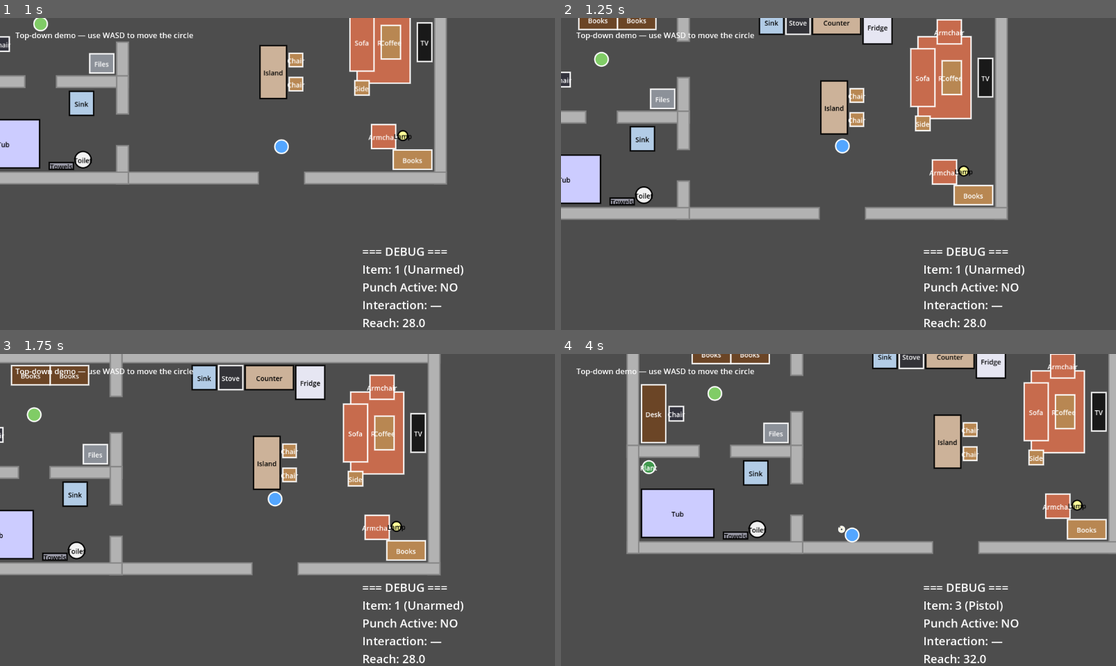
Above: before the commit, frames 1-4 (two rows, left to right).
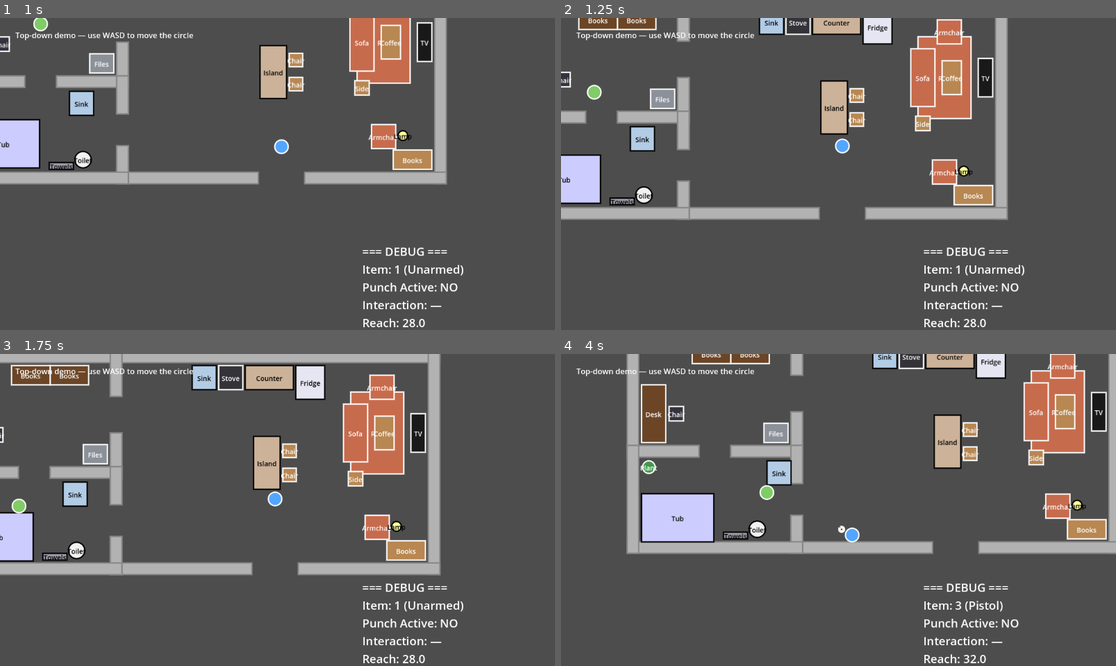
Above: after the commit, the same moments.

Repository: AnthonyThomasson/Example-Godot
Game: Godot game, scene res://scenes/main.tscn
The game is run twice, just before and just after one commit, with the same random seed, the same clock (stepped at 60 frames per second) and the same inputs.
Inputs (mouse positions are in pixels of both pictures, inside the frame that each line leads up to):
- Up to frame 1 (1 s): move the mouse to (249, 236) at 0.52 s; hold W (move_up) from 0.53 s (still down); click (249, 236) at 0.6 s
- Up to frame 2 (1.25 s): keep holding W (move_up)
- Up to frame 3 (1.75 s): release W (move_up) at 1.25 s; drag from (444, 556) to (249, 572) at 1.27 s
- Up to frame 4 (4 s): move the mouse to (672, 463) at 2.02 s; hold A (move_left) 2.03-2.75 s; tap 1 (item_1) at 2.1 s; drag from (866, 510) to (672, 463) at 2.77 s; move the mouse to (755, 432) at 3.52 s; hold S (move_down) from 3.53 s (still down); tap 3 (item_3) at 3.6 s

Frame 1 is identical in both runs. In frame 2, 0.2% of the frame differs, in the area x 4-9%, y 10-27%; in frame 3, 0.4%; in frame 4, 1.5%, in the area x 14-42%, y 10-61%.

Commit message:
add von controller test

Diff:
--- /dev/null
+++ b/scenes/ai/decision_server_launcher.gd
@@ -0,0 +1,92 @@
+extends Node
+
+## AI domain: development convenience that starts a local decision-model server (Von's `von serve`) when the
+## game runs from the Godot editor, and stops it when the game exits. Exported builds never
+## launch it. If a server is already answering on `port` it is reused and left running. The
+## server's output is appended to `user://von_server.log` and, when `echo_to_output` is set,
+## printed to the editor Output panel as `[von] …` lines.
+
+## Absolute path to the `von` executable (the editor-launched game doesn't see the shell PATH).
+## Empty = never auto-start.
+@export_global_file var von_path: String = "/Users/athomasson/.venvs/von/bin/von"
+## Port the server listens on (must match the AI controller's `server_url`).
+@export var port: int = 8000
+## Compute device passed to `von serve --device`. `cpu` is the default because PyTorch's Apple
+## GPU backend (`mps`, which `auto` picks on a Mac) crashes the server on its first request.
+@export_enum("cpu", "auto", "mps", "cuda", "openvino") var device: String = "cpu"
+## Also print each server log line to the Output panel.
+@export var echo_to_output: bool = true
+
+## Where the server output is appended.
+const LOG_PATH := "user://von_server.log"
+
+var _pid := -1  ## Process id of the server we launched; -1 if none.
+var _pipe: FileAccess  ## The server's merged stdout/stderr.
+var _reader: Thread  ## Drains `_pipe` into the log file (and Output).
+
+
+## Probe for a running server, then launch one if none answers.
+func _ready() -> void:
+	if not OS.has_feature("editor"):
+		return
+	var probe := HTTPRequest.new()
+	probe.timeout = 1.0
+	add_child(probe)
+	probe.request_completed.connect(_on_probe_completed.bind(probe))
+	if probe.request("http://127.0.0.1:%d/" % port) != OK:
+		probe.queue_free()
+		_launch()
+
+
+## Any HTTP answer (even a 404) means a server is already up; otherwise start one.
+func _on_probe_completed(result: int, _code: int, _headers: PackedStringArray, _body: PackedByteArray, probe: HTTPRequest) -> void:
+	probe.queue_free()
+	if result == HTTPRequest.RESULT_SUCCESS:
+		print("[von] Reusing the decision server already running on port %d." % port)
+	else:
+		_launch()
+
+
+## Start `von serve` with its output piped back to us, and a thread to read it.
+func _launch() -> void:
+	if von_path.is_empty():
+		print("[von] No server on port %d and von_path is empty — set it on DecisionServerLauncher to auto-start Von." % port)
+		return
+	# `exec` makes the shell become the server, so the pid we kill is the server itself.
+	var command := "exec '%s' serve --host 127.0.0.1 --port %d --device %s 2>&1" % [von_path, port, device]
+	var process := OS.execute_with_pipe("/bin/sh", ["-c", command])
+	if process.is_empty():
+		push_warning("[von] Failed to start %s" % von_path)
+		return
+	_pid = process["pid"]
+	_pipe = process["stdio"]
+	_reader = Thread.new()
+	_reader.start(_read_output)
+	print("[von] Started decision server (pid %d); log: %s" % [_pid, ProjectSettings.globalize_path(LOG_PATH)])
+
+
+## Reader thread: copy each server line into the log file (and Output) until the pipe closes.
+func _read_output() -> void:
+	var log_file := FileAccess.open(LOG_PATH, FileAccess.READ_WRITE)
+	if log_file == null:
+		log_file = FileAccess.open(LOG_PATH, FileAccess.WRITE)
+	if log_file != null:
+		log_file.seek_end()
+	while _pipe.is_open() and _pipe.get_error() == OK:
+		var line := _pipe.get_line()
+		if line.is_empty() and _pipe.get_error() != OK:
+			break
+		if log_file != null:
+			log_file.store_line(line)
+			log_file.flush()
+		if echo_to_output:
+			print("[von] ", line)
+
+
+## Stop the server we launched and wait for the reader thread to see the pipe close.
+func _exit_tree() -> void:
+	if _pid > 0:
+		OS.kill(_pid)
+		_pid = -1
+	if _reader != null and _reader.is_started():
+		_reader.wait_to_finish()
--- /dev/null
+++ b/scenes/ai/jev_controller.gd
@@ -0,0 +1,144 @@
+extends Node
+
+## AI domain: controller for a non-player character that asks a Jev-style "System One" decision model
+## what to do next. It satisfies the character's controller contract (`control(character,
+## delta)`) and writes only the intent fields the player controller writes (`move_input`,
+## `aim_point`). Every `decide_interval` seconds it POSTs a short text description of the
+## situation to a `/v1/systemone` server (e.g. a local Von) with one `choice` question, then
+## samples its next action from the returned probabilities. If the server can't be reached it
+## picks an action uniformly at random, so the NPC still acts without it.
+
+## The `/v1/systemone` endpoint to ask.
+@export var server_url: String = "http://127.0.0.1:8000/v1/systemone"
+## Model name sent with each request.
+@export var model: String = "von-1.2.0"
+## Seconds between decisions.
+@export var decide_interval: float = 1.0
+## Distance (px) at which "approach" stops closing in on the target.
+@export var approach_stop_distance: float = 40.0
+
+## The actions the model chooses between, with the description the model reads for each.
+const ACTIONS := {
+	"approach": "Walk toward the player",
+	"wander": "Walk around aimlessly",
+	"wait": "Stand still",
+}
+
+## The node this NPC reasons about (the player), set by Main.
+var target: Node2D
+
+var _action := "wait"  ## The action currently being carried out.
+var _wander_dir := Vector2.ZERO  ## Direction held while wandering.
+var _timer := 0.0  ## Seconds until the next decision.
+var _pending := false  ## True while a request is in flight.
+var _http: HTTPRequest  ## Client for decision requests.
+
+
+## Build the HTTP client used for decision requests.
+func _ready() -> void:
+	_http = HTTPRequest.new()
+	_http.timeout = 3.0
+	add_child(_http)
+	_http.request_completed.connect(_on_request_completed)
+
+
+## Called each physics frame by the character: ask for a new decision when due, then carry out
+## the current action.
+func control(character, delta: float) -> void:
+	if target == null:
+		return
+
+	_timer -= delta
+	if _timer <= 0.0 and not _pending:
+		_timer = decide_interval
+		_request_decision(character)
+
+	var to_target: Vector2 = target.global_position - character.global_position
+	match _action:
+		"approach":
+			var close := to_target.length() <= approach_stop_distance
+			character.move_input = Vector2.ZERO if close else to_target.normalized()
+			character.aim_point = target.global_position
+		"wander":
+			character.move_input = _wander_dir
+			character.aim_point = character.global_position + _wander_dir * 50.0
+		_:
+			character.move_input = Vector2.ZERO
+			character.aim_point = target.global_position
+
+
+## POST the current situation and the "what next?" question to the decision server.
+func _request_decision(character) -> void:
+	var distance := int(character.global_position.distance_to(target.global_position))
+	var body := {
+		"model": model,
+		"state": "You are a person in a house. The player is %d pixels away. You are currently: %s." % [distance, _action],
+		"questions": {
+			"action": {
+				"type": "choice",
+				"instructions": "What should you do next?",
+				"criteria": ACTIONS,
+			},
+		},
+	}
+	var headers := PackedStringArray(["Content-Type: application/json"])
+	if _http.request(server_url, headers, HTTPClient.METHOD_POST, JSON.stringify(body)) == OK:
+		_pending = true
+	else:
+		_set_action(ACTIONS.keys().pick_random())
+		print("NPC (Jev) request failed to start — random fallback: %s" % _action)
+
+
+## Read the answer's probabilities and sample the next action; fall back to a random action
+## on any failure.
+func _on_request_completed(result: int, code: int, _headers: PackedStringArray, body: PackedByteArray) -> void:
+	_pending = false
+	var probabilities := _parse_probabilities(result, code, body)
+	if probabilities.is_empty():
+		_set_action(ACTIONS.keys().pick_random())
+		print("NPC (Jev) server unreachable (result %d, HTTP %d) — random fallback: %s" % [result, code, _action])
+		return
+
+	_set_action(_sample(probabilities))
+	var parts := PackedStringArray()
+	for key in probabilities:
+		parts.append("%s: %.2f" % [key, probabilities[key]])
+	print("NPC (Jev) chose %s  {%s}" % [_action, ", ".join(parts)])
+
+
+## The `answers.action.probabilities` dict of a successful response, keeping only known
+## actions; empty if the request failed or the response is malformed.
+func _parse_probabilities(result: int, code: int, body: PackedByteArray) -> Dictionary:
+	if result != HTTPRequest.RESULT_SUCCESS or code != 200:
+		return {}
+	var data = JSON.parse_string(body.get_string_from_utf8())
+	if not data is Dictionary or not data.get("answers") is Dictionary:
+		return {}
+	var answer = data["answers"].get("action")
+	if not answer is Dictionary or not answer.get("probabilities") is Dictionary:
+		return {}
+	var probabilities := {}
+	for key in answer["probabilities"]:
+		if ACTIONS.has(key):
+			probabilities[key] = float(answer["probabilities"][key])
+	return probabilities
+
+
+## Pick a key at random, weighted by its probability.
+func _sample(probabilities: Dictionary) -> String:
+	var total := 0.0
+	for p in probabilities.values():
+		total += p
+	var roll := randf() * total
+	for key in probabilities:
+		roll -= probabilities[key]
+		if roll <= 0.0:
+			return key
+	return probabilities.keys().back()
+
+
+## Switch to an action, choosing a fresh direction when it is "wander".
+func _set_action(action: String) -> void:
+	_action = action
+	if action == "wander":
+		_wander_dir = Vector2.RIGHT.rotated(randf() * TAU)
--- a/scenes/character/npc.tscn
+++ b/scenes/character/npc.tscn
@@ -1,7 +1,7 @@
 [gd_scene load_steps=5 format=3 uid="uid://bii1nsw87y5fu"]
 
 [ext_resource type="Script" uid="uid://ct433mw32nldp" path="res://scenes/character/character.gd" id="1_npc"]
-[ext_resource type="Script" path="res://scenes/character/idle_controller.gd" id="2_idle"]
+[ext_resource type="Script" path="res://scenes/ai/jev_controller.gd" id="2_jev"]
 [ext_resource type="Script" uid="uid://cv6ai4fumffh4" path="res://scenes/character/character_hands.gd" id="3_hands"]
 [ext_resource type="Script" uid="uid://o48x855dcweq" path="res://scenes/character/character_visuals.gd" id="4_visuals"]
 
@@ -11,8 +11,8 @@
 
 [node name="CollisionShape2D" type="CollisionShape2D" parent="."]
 
-[node name="IdleController" type="Node" parent="."]
-script = ExtResource("2_idle")
+[node name="JevController" type="Node" parent="."]
+script = ExtResource("2_jev")
 
 [node name="Hands" type="Node2D" parent="."]
 script = ExtResource("3_hands")
--- a/scenes/main.gd
+++ b/scenes/main.gd
@@ -12,7 +12,7 @@
 ## Distance from the player to the front door's center, straight up the screen.
 @export var door_distance: float = 70.0
 
-## Non-player character dropped into one of the generated rooms (idle for now).
+## Non-player character dropped into one of the generated rooms, driven by a decision model.
 const NPC_SCENE := preload("res://scenes/character/npc.tscn")
 
 @onready var _player: Node2D = $Player
@@ -31,8 +31,9 @@
 	_spawn_npc(house)
 
 
-## Drop one idle NPC at the center of a random room. Seeded from `house_seed` so a pinned
-## layout also pins the NPC's room. Added after the house, so it draws above it.
+## Drop one AI-driven NPC at the center of a random room and point its controller at the
+## player. Seeded from `house_seed` so a pinned layout also pins the NPC's room. Added after the
+## house, so it draws above it.
 func _spawn_npc(house: Node2D) -> void:
 	var rooms := WorldGen.get_rooms(house)
 	if rooms.is_empty():
@@ -44,3 +45,4 @@
 	var npc := NPC_SCENE.instantiate()
 	add_child(npc)
 	npc.global_position = rect.position + rect.size * 0.5
+	npc.get_node("JevController").target = _player
--- a/scenes/main.tscn
+++ b/scenes/main.tscn
@@ -7,9 +7,13 @@
 [ext_resource type="Script" uid="uid://cfsgcam8gj2md" path="res://scenes/character/player_controller.gd" id="7_controller"]
 [ext_resource type="Script" uid="uid://duwls7ja25j7a" path="res://scenes/general/camera_controller.gd" id="9_camera"]
 [ext_resource type="Script" uid="uid://bmv52k3wmsx44" path="res://scenes/general/debug_ui.gd" id="10_debug"]
+[ext_resource type="Script" path="res://scenes/ai/decision_server_launcher.gd" id="11_launcher"]
 
 [node name="Main" type="Node2D"]
 script = ExtResource("1_main")
+
+[node name="DecisionServerLauncher" type="Node" parent="."]
+script = ExtResource("11_launcher")
 
 [node name="MainCamera" type="Camera2D" parent="."]
 script = ExtResource("9_camera")
Not shown, added: scenes/ai/decision_server_launcher.gd.uid
Not shown, added: scenes/ai/jev_controller.gd.uid
Not shown: 1 places in scenes/main.tscn that only renumber resources
Not shown, changed: AGENTS.md
